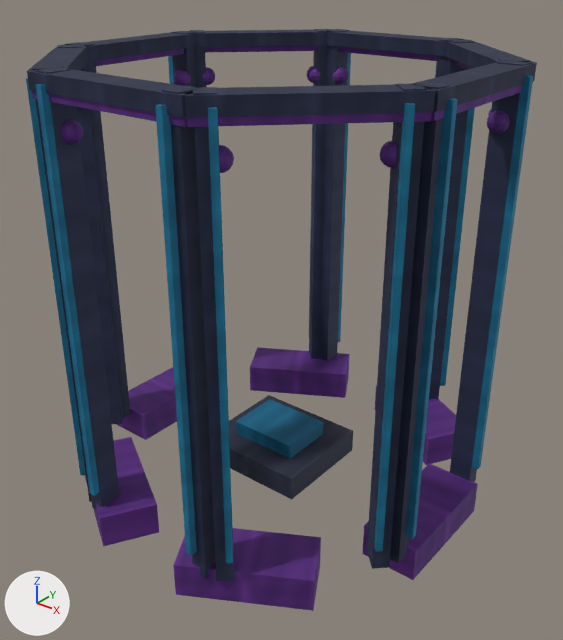
The glTF model app/src/main/assets/club_environment.gltf: old version first, new version second.
The view is the same before and after, from a 50 mm camera at (5.23, -6.5, 3.41) aimed at (0.14, -0.13, -0.53). Lighting does not change. The marker at lower left points along +X, +Y and +Z. The picture after the commit comes second. Where no turn or scale is listed for an object, it has been applied to the vertices.

Names of what the first picture shows: 'Centerpiece', 'Decoration 1', 'Decoration 2', 'Decoration 3', 'Decoration 4', 'Decoration 5', 'Decoration 6', 'Structural bay 1', 'Structural bay 2', 'Structural bay 3', 'Structural bay 4', 'Structural bay 5', 'Structural bay 6', 'Structural bay 7', 'Structural bay 8'.
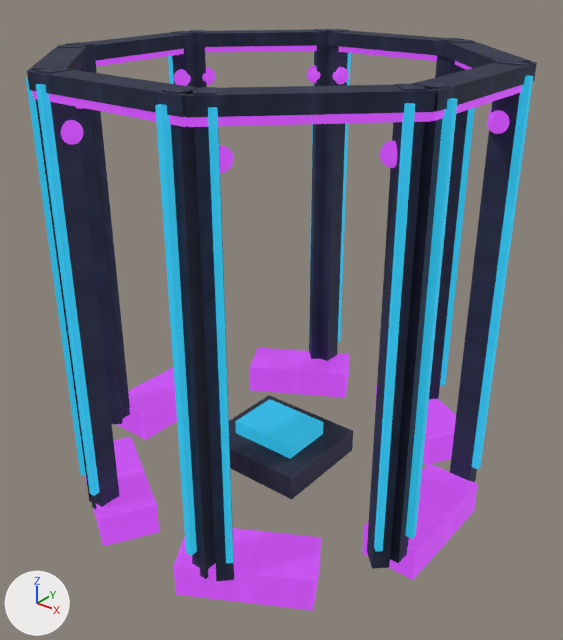
Commit message: assets: authored emissive glTF material accents for club_environment.gltf

Where the change shows, as pixel boxes (x1, y1, x2, y2) in the pictures (563 x 640 px):
'Structural bay 5', recoloured, surface changed (lighter): (28, 75, 215, 579) in both
'Structural bay 6', recoloured, surface changed: (186, 85, 434, 581) in both
'Structural bay 7', recoloured, surface changed (lighter): (390, 68, 535, 563) in both
'Structural bay 1', recoloured, surface changed: (320, 43, 441, 361) in both
'Centerpiece', recoloured, surface changed (lighter): (229, 396, 327, 470) in both
'Structural bay 4', recoloured, surface changed: (26, 75, 123, 499) in both
'Decoration 4', recoloured, surface changed (lighter): (173, 528, 321, 611) in both
'Structural bay 2', recoloured, surface changed: (199, 42, 326, 359) in both
'Structural bay 8', recoloured, surface changed: (429, 57, 491, 399) in both
'Structural bay 3', recoloured, surface changed: (91, 45, 194, 418) in both
'Decoration 5', recoloured, surface changed (lighter): (362, 463, 478, 580) in both
'Decoration 1', recoloured, surface changed (lighter): (250, 347, 349, 398) in both
'Decoration 3', recoloured, surface changed (lighter): (84, 437, 159, 546) in both
'Decoration 2', recoloured, surface changed (lighter): (116, 367, 177, 440) in both
'Decoration 6', recoloured, surface changed (lighter): (375, 386, 456, 465) in both

Edits to the bpy script that builds the scene:
```text
Change mat_accent:
    where n0 = _N.new('ShaderNodeBsdfPrincipled'); n0.name = 'Principled BSDF'
    add n0.inputs[28].default_value = 1.0  # 'Emission Strength'
    add n0.inputs[27].default_value = (0.02, 0.36, 0.55, 1.0)  # 'Emission Color', cyan #27a2c4
Change mat_highlight:
    where n0 = _N.new('ShaderNodeBsdfPrincipled'); n0.name = 'Principled BSDF'
    add n0.inputs[28].default_value = 1.0  # 'Emission Strength'
    add n0.inputs[27].default_value = (0.48, 0.06, 0.68, 1.0)  # 'Emission Color', purple #b845d7
```
